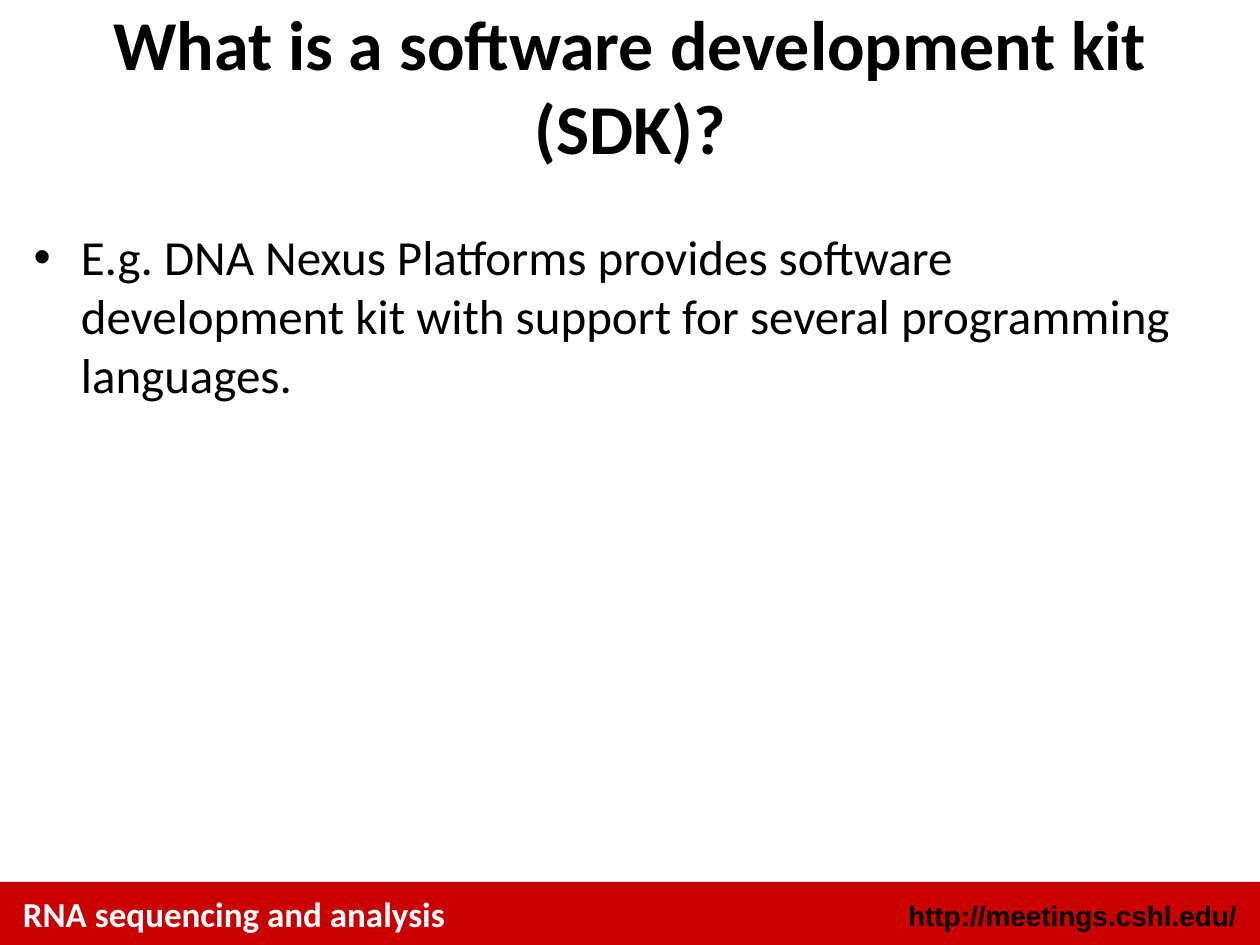
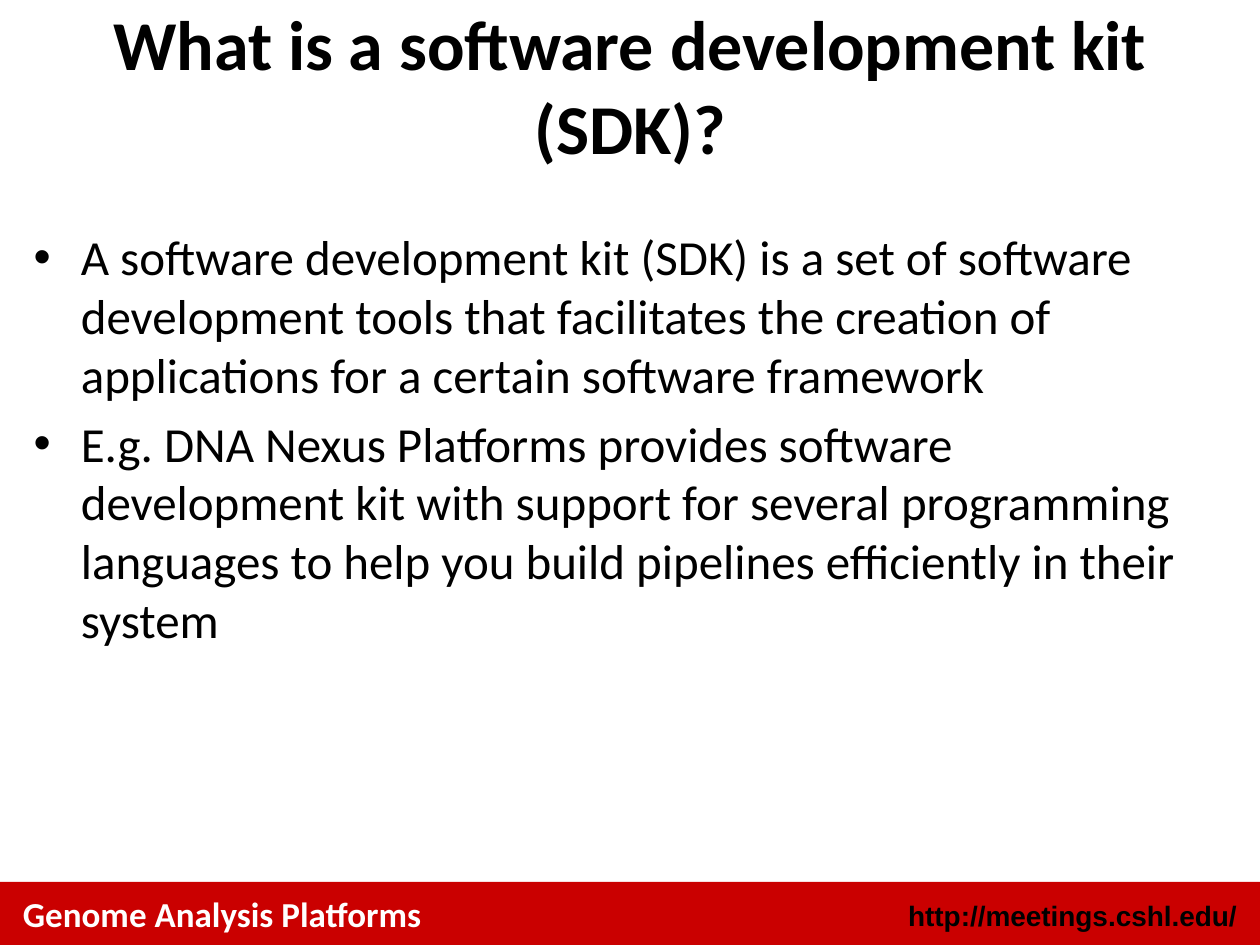
Before and after one commit to griffithlab/rnaseq_tutorial_wiki, a slide deck: slide 9 of LectureFiles/cshl/2014/GenomeAnalysisPlatforms.pptx. Drawn at 1260x945 pixels with LibreOffice and Linux fonts; fonts in the diff are those of the drawing. Boxes give left, top, right and bottom in pixels: in the first picture for what was removed or moved away, otherwise in the second. Text is boxed around its words. In the diff, an @@ line names an element or a change of style, - is before the commit and + after.

```diff
--- a/LectureFiles/cshl/2014/GenomeAnalysisPlatforms.pptx
+++ b/LectureFiles/cshl/2014/GenomeAnalysisPlatforms.pptx
@@ text at box(81, 239, 1175, 646): text changed @@
-• E.g. DNA Nexus Platforms provides software development kit with support for several programming languages.
+• A software development kit (SDK) is a set of software development tools that facilitates the creation of applications for a certain software framework
+• E.g. DNA Nexus Platforms provides software development kit with support for several programming languages to help you build pipelines efficiently in their system
@@ text at box(23, 902, 421, 933): text changed @@
-RNA sequencing and analysis
+Genome Analysis Platforms
```
Also in this commit, not shown: 14 other slides changed, 1 slide added, 2 slides removed.
